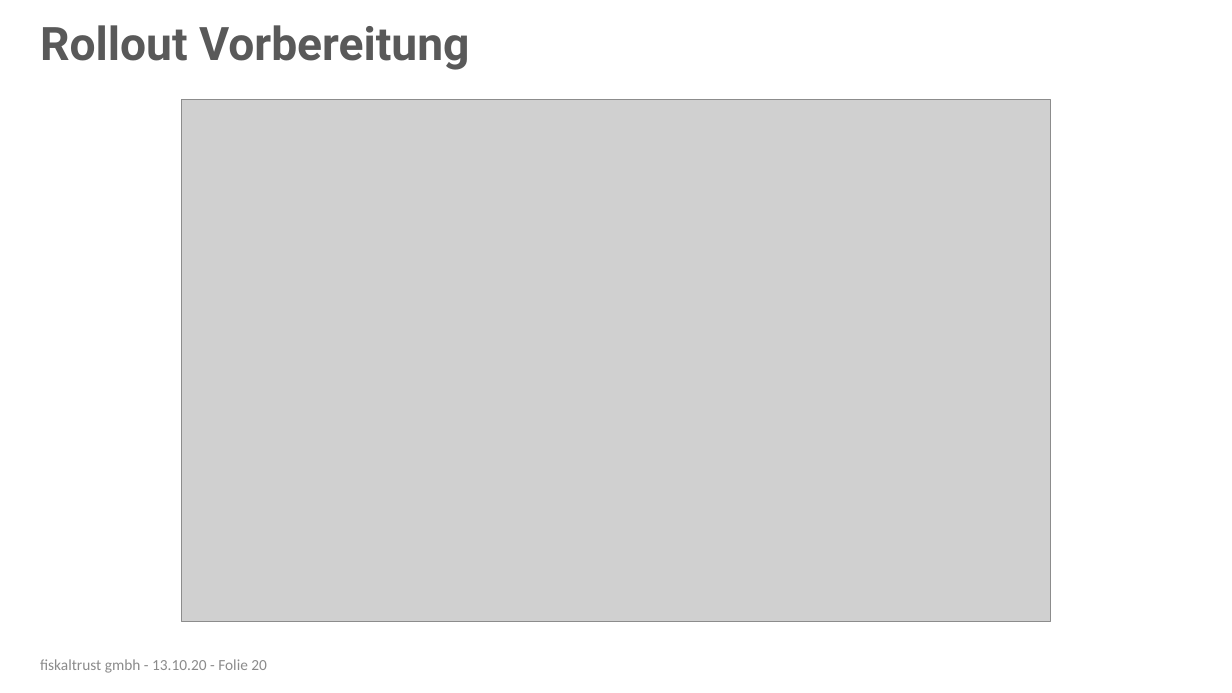
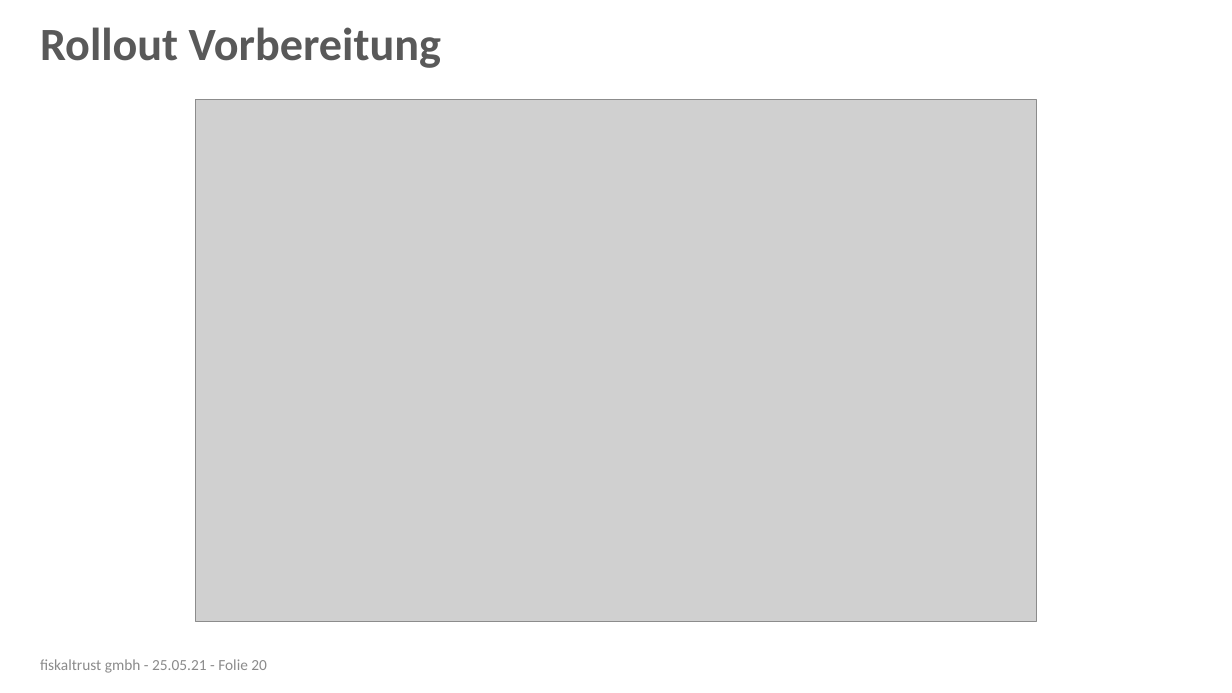
Before and after one commit to fiskaltrust/getting-started, a slide deck: slide 20 of posdealers/presentations/sales/media/posdealer-sales-rollout.pptx. Drawn at 1232x693 pixels with LibreOffice and Linux fonts; fonts in the diff are those of the drawing; grey boxes stand for pictures; background and template pictures are left out. Boxes give left, top, right and bottom in pixels: in the first picture for what was removed or moved away, otherwise in the second. Text is boxed around its words. In the diff, an @@ line names an element or a change of style, - is before the commit and + after.

```diff
--- a/posdealers/presentations/sales/media/posdealer-sales-rollout.pptx
+++ b/posdealers/presentations/sales/media/posdealer-sales-rollout.pptx
@@ title "Rollout Vorbereitung" at box(40, 27, 441, 68): font Roboto to Calibri @@
@@ picture: place and size @@
-picture at box(181, 100, 1050, 622)
+picture at box(196, 100, 1037, 622)
@@ text at box(40, 659, 267, 673): text changed @@
-fiskaltrust gmbh - 13.10.20 - Folie 20
+fiskaltrust gmbh - 25.05.21 - Folie 20
```
Also in this commit, not shown: 17 other slides changed, 10 other files.
